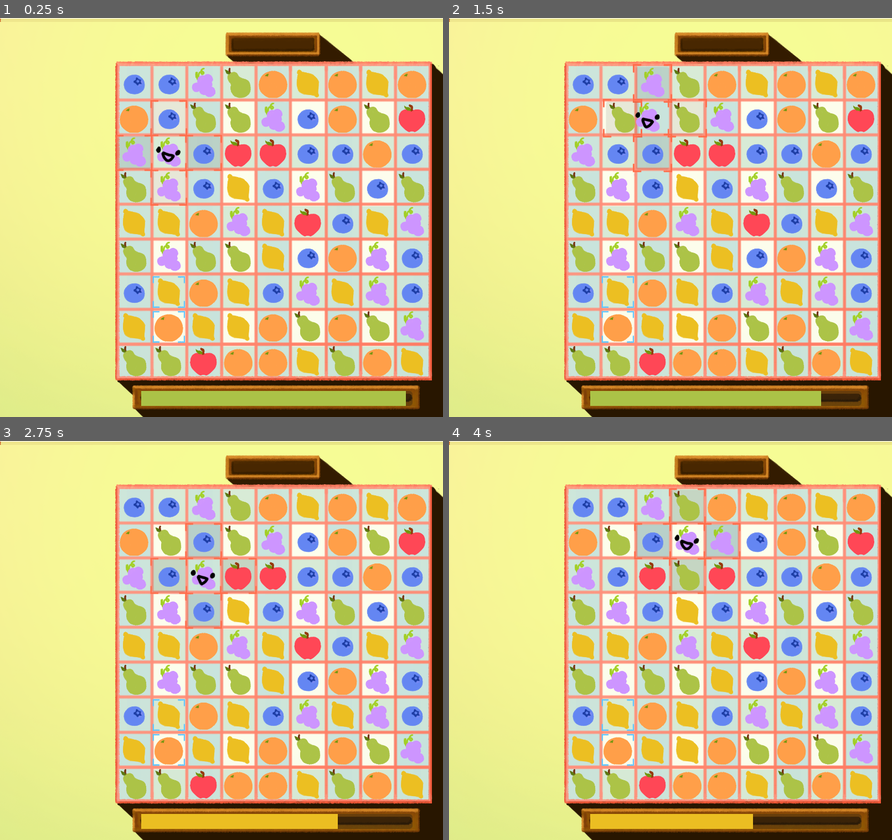
Above: before the commit, frames 1-4 (two rows, left to right).
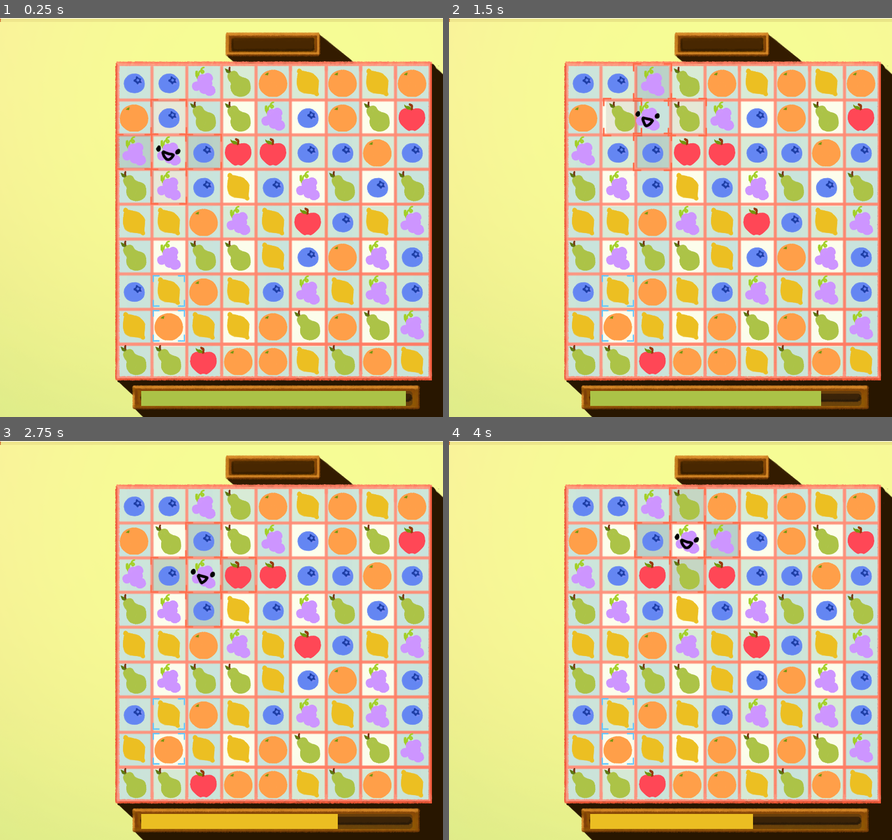
Above: after the commit, the same moments.

Repository: hulien22/gmtk2023
Game: Godot game, scene res://scenes/main.tscn
Two runs of this game, one before a commit and one after it. Both use one fixed random seed, a clock stepped at 60 frames per second and the inputs below. The engine's default icon, where the game draws it, is replaced by a stand-in: a white triangle on a blue panel in a dark square.
Inputs (mouse positions are in pixels of both pictures, inside the frame that each line leads up to):
- Up to frame 1 (0.25 s): no input
- Up to frame 2 (1.5 s): click (617, 117) at 0.52 s; hold Right (player_movement_right) from 1.28 s (still down)
- Up to frame 3 (2.75 s): release Right (player_movement_right) at 2.03 s; hold S (player_movement_down) from 2.03 s (still down)
- Up to frame 4 (4 s): release S (player_movement_down) at 2.78 s; hold Right (player_movement_right) 2.78-3.53 s; hold Up (player_movement_up) from 3.53 s (still down)

The runs differ from the first frame. In frame 1, 4.7% of the frame differs, in the area x 26-97%, y 12-90%; in frame 2, 4.7%; in frame 3, 4.7%; in frame 4, 4.7%, in the area x 27-97%, y 11-90%.

Commit message:
update grid

Diff:
--- a/scenes/Tile.tscn
+++ b/scenes/Tile.tscn
@@ -726,7 +726,7 @@
 position = Vector2(20, 20)
 scale = Vector2(0.463636, 0.463636)
 sprite_frames = SubResource("SpriteFrames_7n0o6")
-frame_progress = 0.382165
+frame_progress = 0.516204
 
 [node name="Sprites" type="AnimatedSprite2D" parent="Node"]
 position = Vector2(-7.62939e-06, -7.62939e-06)
--- a/scenes/main.tscn
+++ b/scenes/main.tscn
@@ -51,7 +51,7 @@
 texture = ExtResource("6_ufsn4")
 
 [node name="Grid2" parent="." instance=ExtResource("2_tq8kh")]
-position = Vector2(242, 118)
+position = Vector2(242, 116)
 tile_spread = 62.76
 tile_size = 1.5
 
